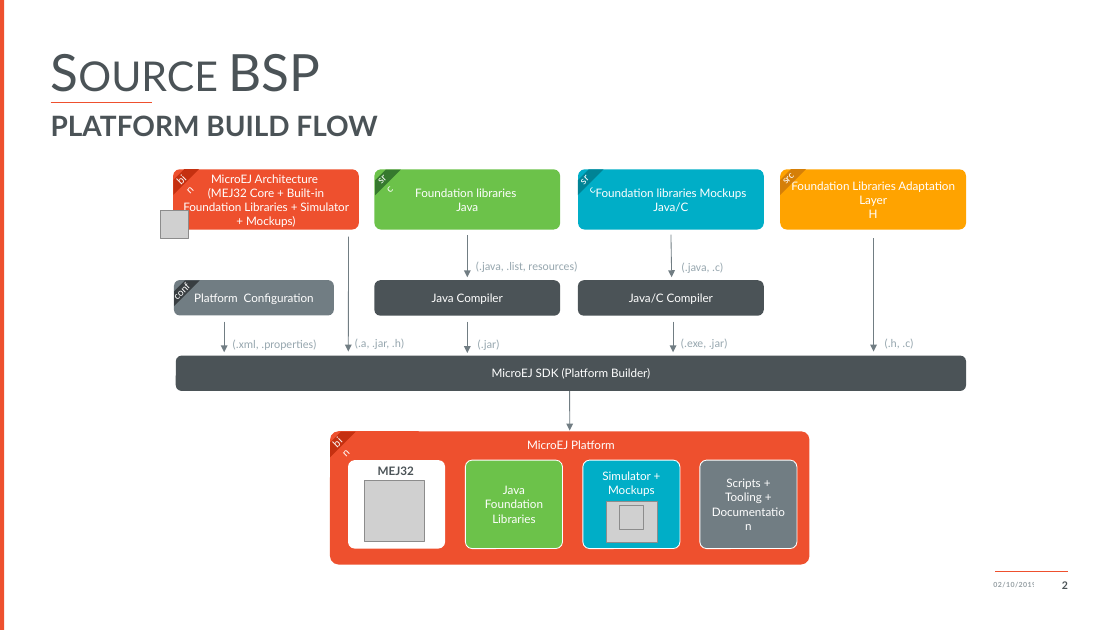
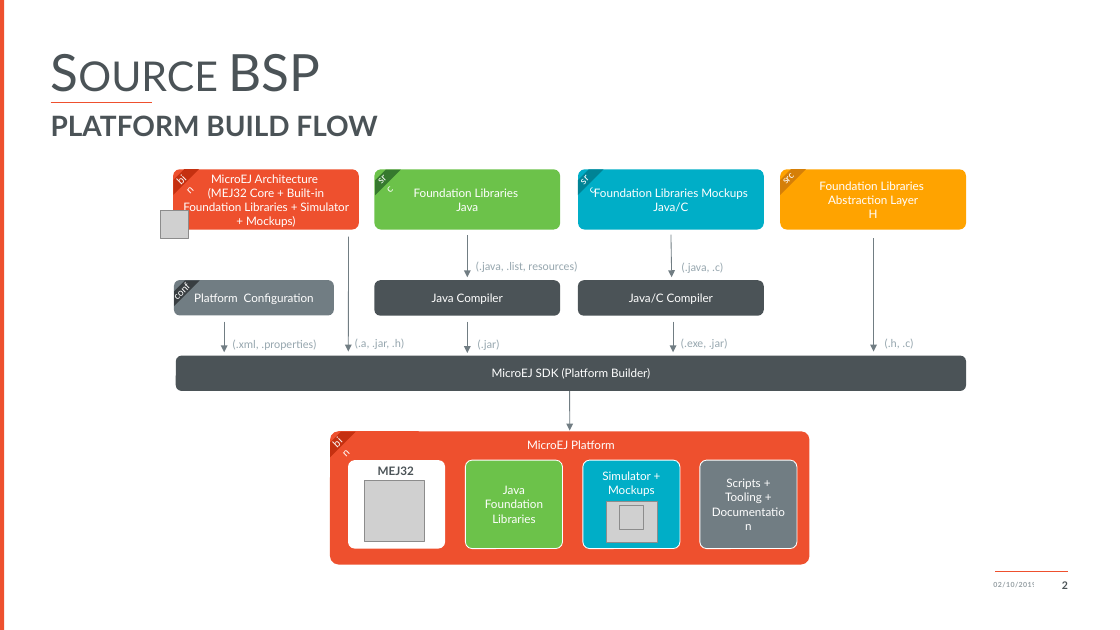
Before and after one commit to MicroEJ/docs, a slide deck: slide 1 of Tutorials/images/platform-build_workflow.pptx. Drawn at 1120x630 pixels with LibreOffice and Linux fonts; fonts in the diff are those of the drawing; grey boxes stand for pictures; background and template pictures are left out. Boxes give left, top, right and bottom in pixels: in the first picture for what was removed or moved away, otherwise in the second. Text is boxed around its words. In the diff, an @@ line names an element or a change of style, - is before the commit and + after.

```diff
--- a/Tutorials/images/platform-build_workflow.pptx
+++ b/Tutorials/images/platform-build_workflow.pptx
@@ text in rounded rectangle at <box>414,188,518,211</box>: text changed @@
-Foundation libraries
-Java
+Foundation Libraries
+Java
@@ text in rounded rectangle at <box>594,188,748,199</box>: text changed @@
-Foundation libraries Mockups
+Foundation Libraries Mockups
@@ text in rounded rectangle at <box>819,181,924,206</box>: text changed @@
-Foundation Libraries Adaptation Layer
+Foundation Libraries
+Abstraction Layer
```
Also in this commit, not shown: 4 other files.
